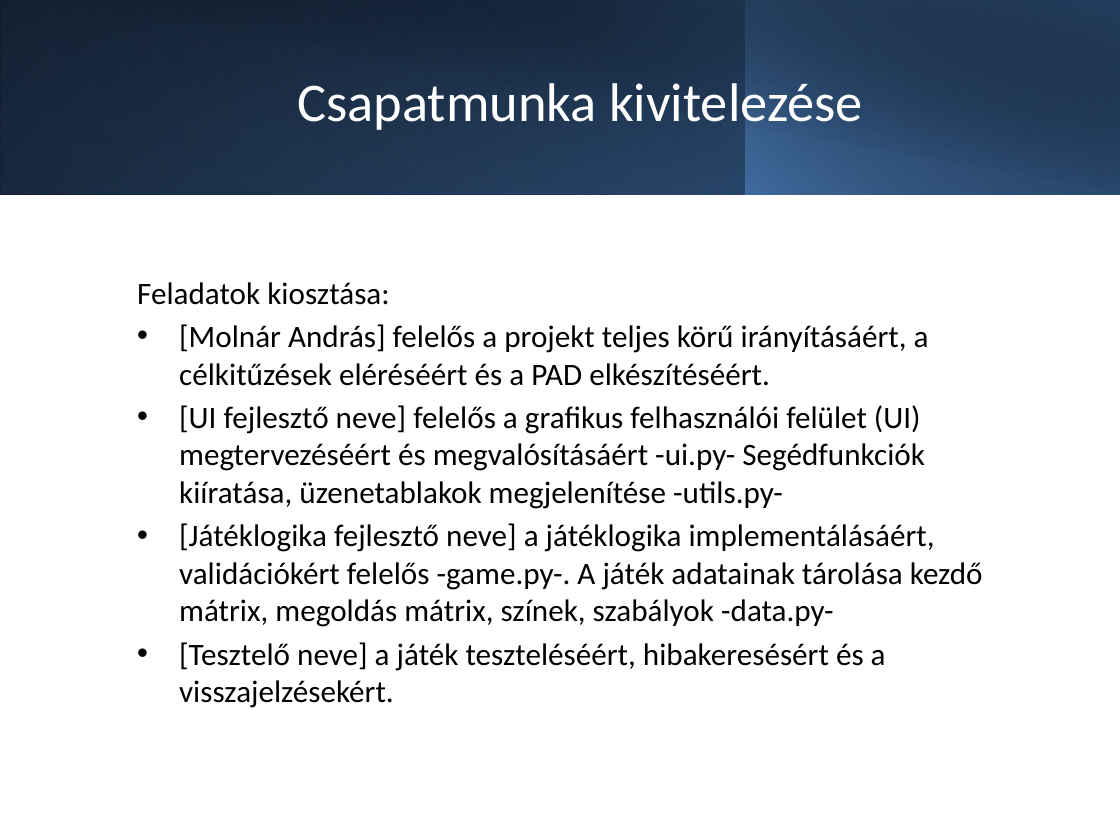
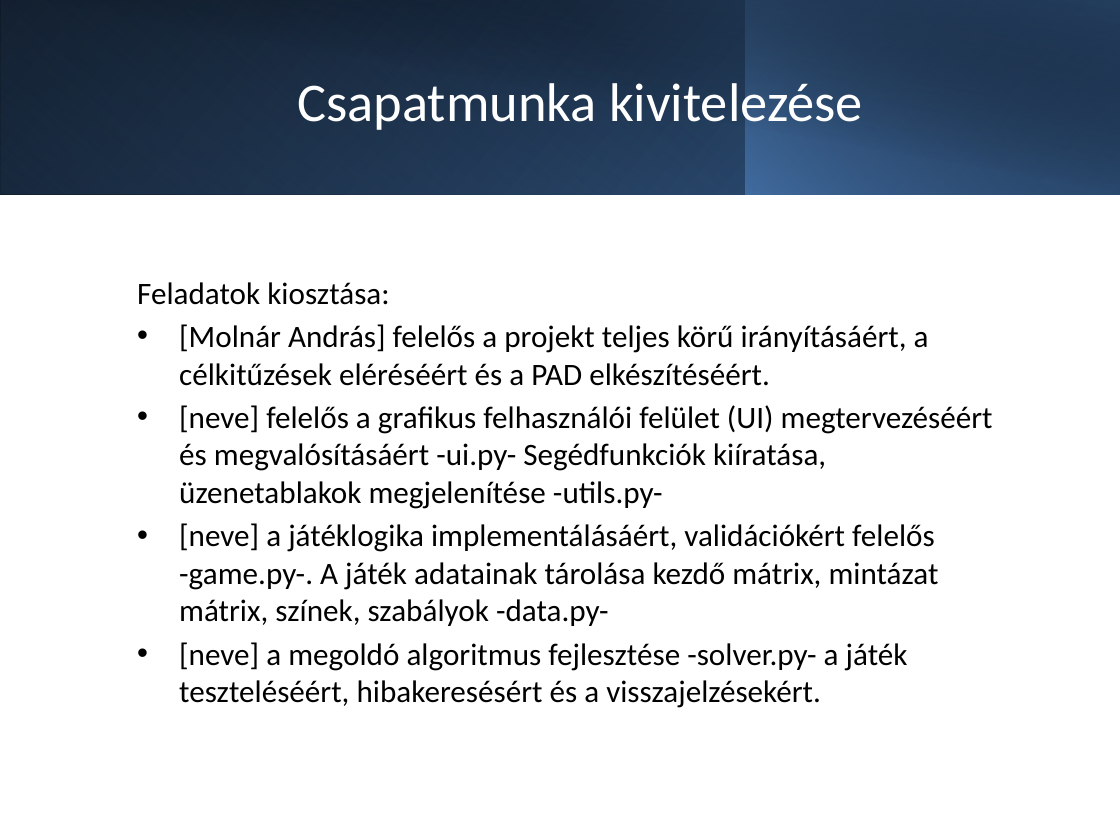
Before and after one commit to Verfurdo/Varazsnegyzet, a slide deck: slide 8 of documents/Projekt_Bemutato-1-4.pptx. Drawn at 1120x840 pixels with LibreOffice and Linux fonts; fonts in the diff are those of the drawing. Boxes give left, top, right and bottom in pixels: in the first picture for what was removed or moved away, otherwise in the second. Text is boxed around its words. In the diff, an @@ line names an element or a change of style, - is before the commit and + after.

Commit message:
ppt

```diff
--- a/documents/Projekt_Bemutato-1-4.pptx
+++ b/documents/Projekt_Bemutato-1-4.pptx
@@ text at [179,405,993,708]: text changed @@
-• [UI fejlesztő neve] felelős a grafikus felhasználói felület (UI) megtervezéséért és megvalósításáért -ui.py- Segédfunkciók kiíratása, üzenetablakok megjelenítése -utils.py-
-• [Játéklogika fejlesztő neve] a játéklogika implementálásáért, validációkért felelős -game.py-. A játék adatainak tárolása kezdő mátrix, megoldás mátrix, színek, szabályok -data.py-
-• [Tesztelő neve] a játék teszteléséért, hibakeresésért és a visszajelzésekért.
+• [neve] felelős a grafikus felhasználói felület (UI) megtervezéséért és megvalósításáért -ui.py- Segédfunkciók kiíratása, üzenetablakok megjelenítése -utils.py-
+• [neve] a játéklogika implementálásáért, validációkért felelős -game.py-. A játék adatainak tárolása kezdő mátrix, mintázat mátrix, színek, szabályok -data.py-
+• [neve] a megoldó algoritmus fejlesztése -solver.py- a játék teszteléséért, hibakeresésért és a visszajelzésekért.
```
Also in this commit, not shown: 1 other slide changed, 1 slide added, 1 slide removed.
